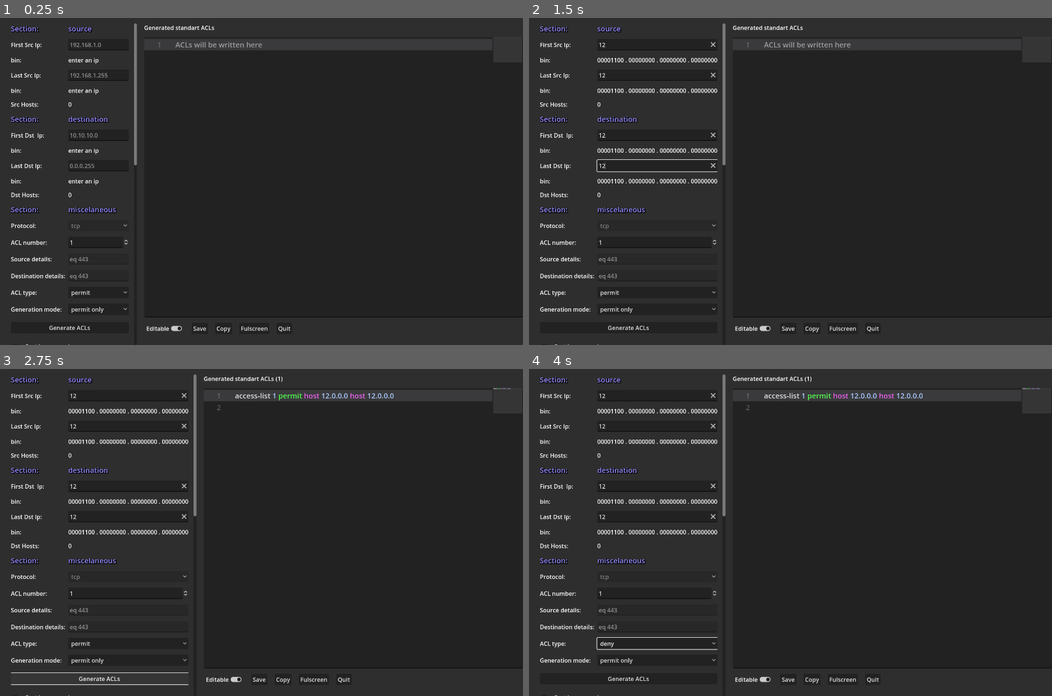
Above: before the commit, frames 1-4 (two rows, left to right).
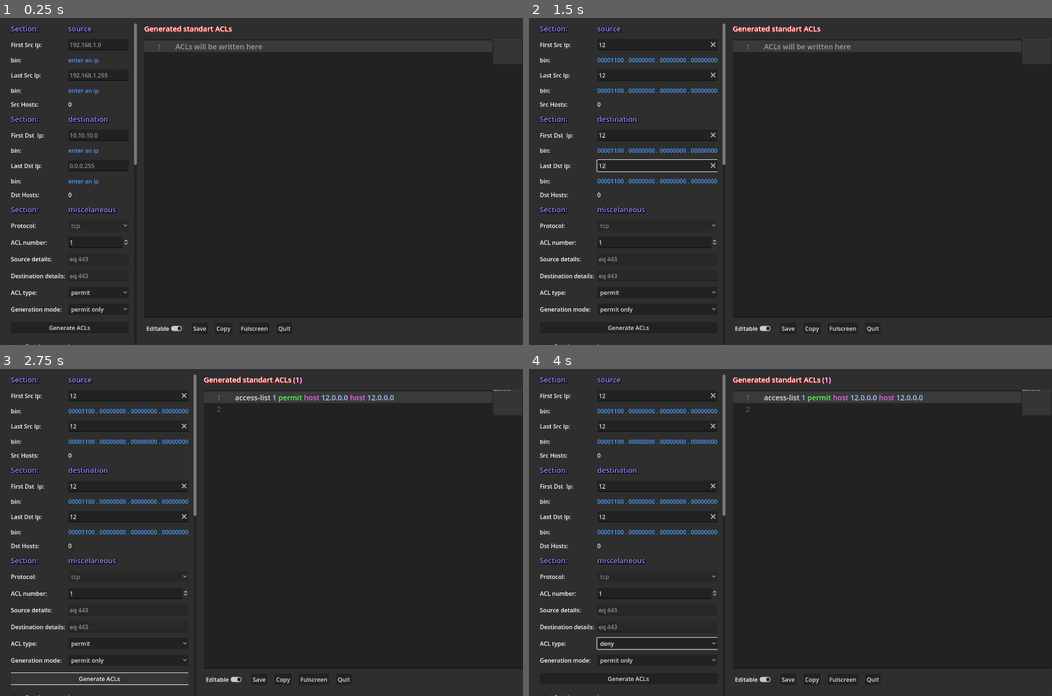
Above: after the commit, the same moments.

Repository: DetrembleurArthur/Acls-Maker
Game: Godot game, scene res://gui.tscn
Two runs of this game, one before a commit and one after it. Both use one fixed random seed, a clock stepped at 60 frames per second and the inputs below.
Inputs (mouse positions are in pixels of both pictures, inside the frame that each line leads up to):
- Up to frame 1 (0.25 s): no input
- Up to frame 2 (1.5 s): click (628, 44) at 0.52 s; type "12" at 0.6 s; click (628, 76) at 0.75 s; type "12" at 0.83 s; click (628, 135) at 0.98 s; type "12" at 1.07 s; click (659, 165) at 1.27 s; type "12" at 1.35 s
- Up to frame 3 (2.75 s): click (360, 529) at 1.5 s; type "Alex" at 1.58 s; click "Generate ACLs" at 2 s
- Up to frame 4 (4 s): click "permit" at 2.75 s; click "permit only" at 3.5 s

The runs differ from the first frame. In frame 1, 1.1% of the frame differs, in the area x 13-95%, y 2-51%; in frame 2, 1.6%; in frame 3, 1.8%, in the area x 13-98%, y 2-51%; in frame 4, 1.8%.

Commit message:
colorize + negative value bug fixed

Diff:
--- a/gui.gd
+++ b/gui.gd
@@ -46,7 +46,8 @@
 	var i = 0
 	var split = ip.rsplit(".", false, 4)
 	for s in split:
-		value += s.to_int() << (32 - 8 * ( i + 1 ))
+		var s_i = abs(s.to_int())
+		value += s_i << (32 - 8 * ( i + 1 ))
 		i += 1
 	return value
 
--- a/gui.tscn
+++ b/gui.tscn
@@ -8,6 +8,9 @@
 shadow_size = 5
 shadow_color = Color(0, 0, 0, 1)
 
+[sub_resource type="LabelSettings" id="LabelSettings_2m8sr"]
+font_color = Color(0.294118, 0.615686, 1, 1)
+
 [sub_resource type="InputEventKey" id="InputEventKey_o8h7q"]
 ctrl_pressed = true
 pressed = true
@@ -16,6 +19,12 @@
 [sub_resource type="Shortcut" id="Shortcut_icnmy"]
 events = [SubResource("InputEventKey_o8h7q"), null]
 
+[sub_resource type="LabelSettings" id="LabelSettings_3k5b0"]
+font_size = 20
+font_color = Color(0.478431, 1, 0.72549, 1)
+shadow_size = 3
+shadow_color = Color(0, 0, 0, 1)
+
 [sub_resource type="InputEventKey" id="InputEventKey_bd6fe"]
 ctrl_pressed = true
 pressed = true
@@ -23,6 +32,16 @@
 
 [sub_resource type="Shortcut" id="Shortcut_gwber"]
 events = [SubResource("InputEventKey_bd6fe"), null]
+
+[sub_resource type="LabelSettings" id="LabelSettings_ou1vu"]
+font_size = 20
+shadow_size = 3
+shadow_color = Color(0.827451, 0, 0, 1)
+
+[sub_resource type="LabelSettings" id="LabelSettings_7qs66"]
+font_size = 20
+shadow_size = 3
+shadow_color = Color(0.686275, 0.0156863, 0.282353, 1)
 
 [sub_resource type="CodeHighlighter" id="CodeHighlighter_kjxff"]
 number_color = Color(0.662745, 0.788235, 1, 1)
@@ -149,6 +168,7 @@
 unique_name_in_owner = true
 layout_mode = 2
 text = "enter an ip"
+label_settings = SubResource("LabelSettings_2m8sr")
 
 [node name="Label2" type="Label" parent="PanelContainer/VBoxContainer/HBoxContainer/ScrollContainer/HBoxContainer/VBoxContainer/GridContainer"]
 layout_mode = 2
@@ -172,6 +192,7 @@
 unique_name_in_owner = true
 layout_mode = 2
 text = "enter an ip"
+label_settings = SubResource("LabelSettings_2m8sr")
 
 [node name="SrcHostsLabel" type="Label" parent="PanelContainer/VBoxContainer/HBoxContainer/ScrollContainer/HBoxContainer/VBoxContainer/GridContainer"]
 layout_mode = 2
@@ -213,6 +234,7 @@
 unique_name_in_owner = true
 layout_mode = 2
 text = "enter an ip"
+label_settings = SubResource("LabelSettings_2m8sr")
 
 [node name="Label4" type="Label" parent="PanelContainer/VBoxContainer/HBoxContainer/ScrollContainer/HBoxContainer/VBoxContainer/GridContainer"]
 layout_mode = 2
@@ -236,6 +258,7 @@
 unique_name_in_owner = true
 layout_mode = 2
 text = "enter an ip"
+label_settings = SubResource("LabelSettings_2m8sr")
 
 [node name="Label12" type="Label" parent="PanelContainer/VBoxContainer/HBoxContainer/ScrollContainer/HBoxContainer/VBoxContainer/GridContainer"]
 layout_mode = 2
@@ -370,6 +393,7 @@
 [node name="SelectedAcl" type="Label" parent="PanelContainer/VBoxContainer/HBoxContainer/ScrollContainer/HBoxContainer/VBoxContainer"]
 layout_mode = 2
 text = "select acl"
+label_settings = SubResource("LabelSettings_3k5b0")
 
 [node name="GridContainer2" type="GridContainer" parent="PanelContainer/VBoxContainer/HBoxContainer/ScrollContainer/HBoxContainer/VBoxContainer"]
 clip_contents = true
@@ -404,6 +428,7 @@
 unique_name_in_owner = true
 layout_mode = 2
 text = "select acl"
+label_settings = SubResource("LabelSettings_2m8sr")
 
 [node name="Label3" type="Label" parent="PanelContainer/VBoxContainer/HBoxContainer/ScrollContainer/HBoxContainer/VBoxContainer/GridContainer2"]
 layout_mode = 2
@@ -425,6 +450,7 @@
 unique_name_in_owner = true
 layout_mode = 2
 text = "select acl"
+label_settings = SubResource("LabelSettings_2m8sr")
 
 [node name="Label11" type="Label" parent="PanelContainer/VBoxContainer/HBoxContainer/ScrollContainer/HBoxContainer/VBoxContainer/GridContainer2"]
 layout_mode = 2
@@ -447,6 +473,7 @@
 unique_name_in_owner = true
 layout_mode = 2
 text = "select acl"
+label_settings = SubResource("LabelSettings_2m8sr")
 
 [node name="Label4" type="Label" parent="PanelContainer/VBoxContainer/HBoxContainer/ScrollContainer/HBoxContainer/VBoxContainer/GridContainer2"]
 layout_mode = 2
@@ -484,6 +511,7 @@
 unique_name_in_owner = true
 layout_mode = 2
 text = "select acl"
+label_settings = SubResource("LabelSettings_2m8sr")
 
 [node name="Label7" type="Label" parent="PanelContainer/VBoxContainer/HBoxContainer/ScrollContainer/HBoxContainer/VBoxContainer/GridContainer2"]
 layout_mode = 2
@@ -505,6 +533,7 @@
 unique_name_in_owner = true
 layout_mode = 2
 text = "select acl"
+label_settings = SubResource("LabelSettings_2m8sr")
 
 [node name="Label13" type="Label" parent="PanelContainer/VBoxContainer/HBoxContainer/ScrollContainer/HBoxContainer/VBoxContainer/GridContainer2"]
 layout_mode = 2
@@ -527,6 +556,7 @@
 unique_name_in_owner = true
 layout_mode = 2
 text = "select acl"
+label_settings = SubResource("LabelSettings_2m8sr")
 
 [node name="Label6" type="Label" parent="PanelContainer/VBoxContainer/HBoxContainer/ScrollContainer/HBoxContainer/VBoxContainer/GridContainer2"]
 layout_mode = 2
@@ -568,6 +598,7 @@
 unique_name_in_owner = true
 layout_mode = 2
 text = "enter an ip"
+label_settings = SubResource("LabelSettings_2m8sr")
 
 [node name="Label2" type="Label" parent="PanelContainer/VBoxContainer/HBoxContainer/ScrollContainer/HBoxContainer/VBoxContainer/TestAclContainer1"]
 layout_mode = 2
@@ -591,6 +622,7 @@
 unique_name_in_owner = true
 layout_mode = 2
 text = "enter an ip"
+label_settings = SubResource("LabelSettings_2m8sr")
 
 [node name="TestAclButton" type="Button" parent="PanelContainer/VBoxContainer/HBoxContainer/ScrollContainer/HBoxContainer/VBoxContainer"]
 layout_mode = 2
@@ -655,9 +687,11 @@
 [node name="TitleLabel" type="Label" parent="PanelContainer/VBoxContainer/HBoxContainer/VBoxContainer2/HBoxContainer2"]
 layout_mode = 2
 text = "Generated ACLs"
+label_settings = SubResource("LabelSettings_ou1vu")
 
 [node name="AclsSize" type="Label" parent="PanelContainer/VBoxContainer/HBoxContainer/VBoxContainer2/HBoxContainer2"]
 layout_mode = 2
+label_settings = SubResource("LabelSettings_7qs66")
 
 [node name="TextEdit" type="CodeEdit" parent="PanelContainer/VBoxContainer/HBoxContainer/VBoxContainer2"]
 layout_mode = 2
Not shown: 1 places in gui.tscn that only renumber resources
